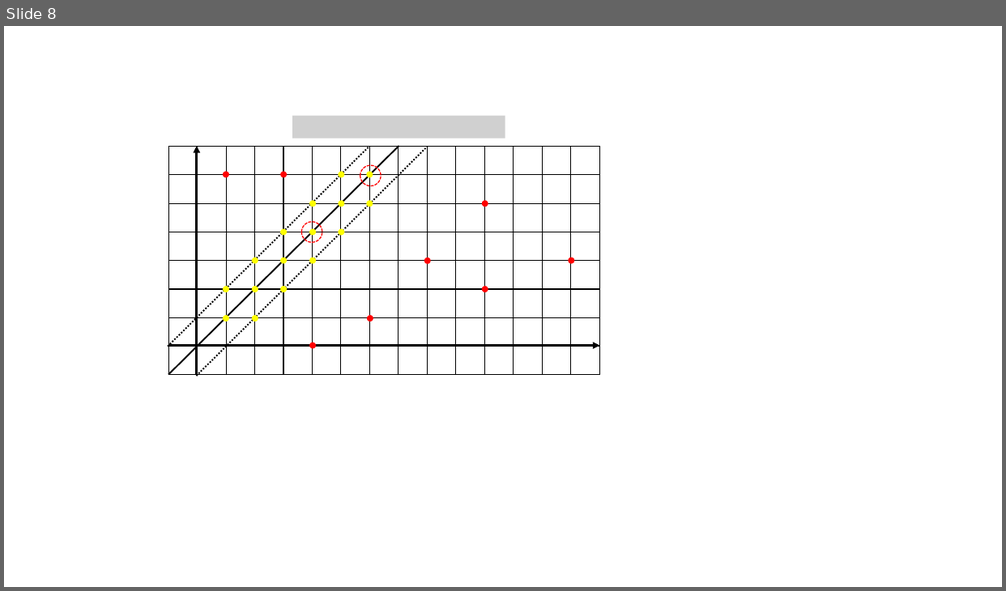
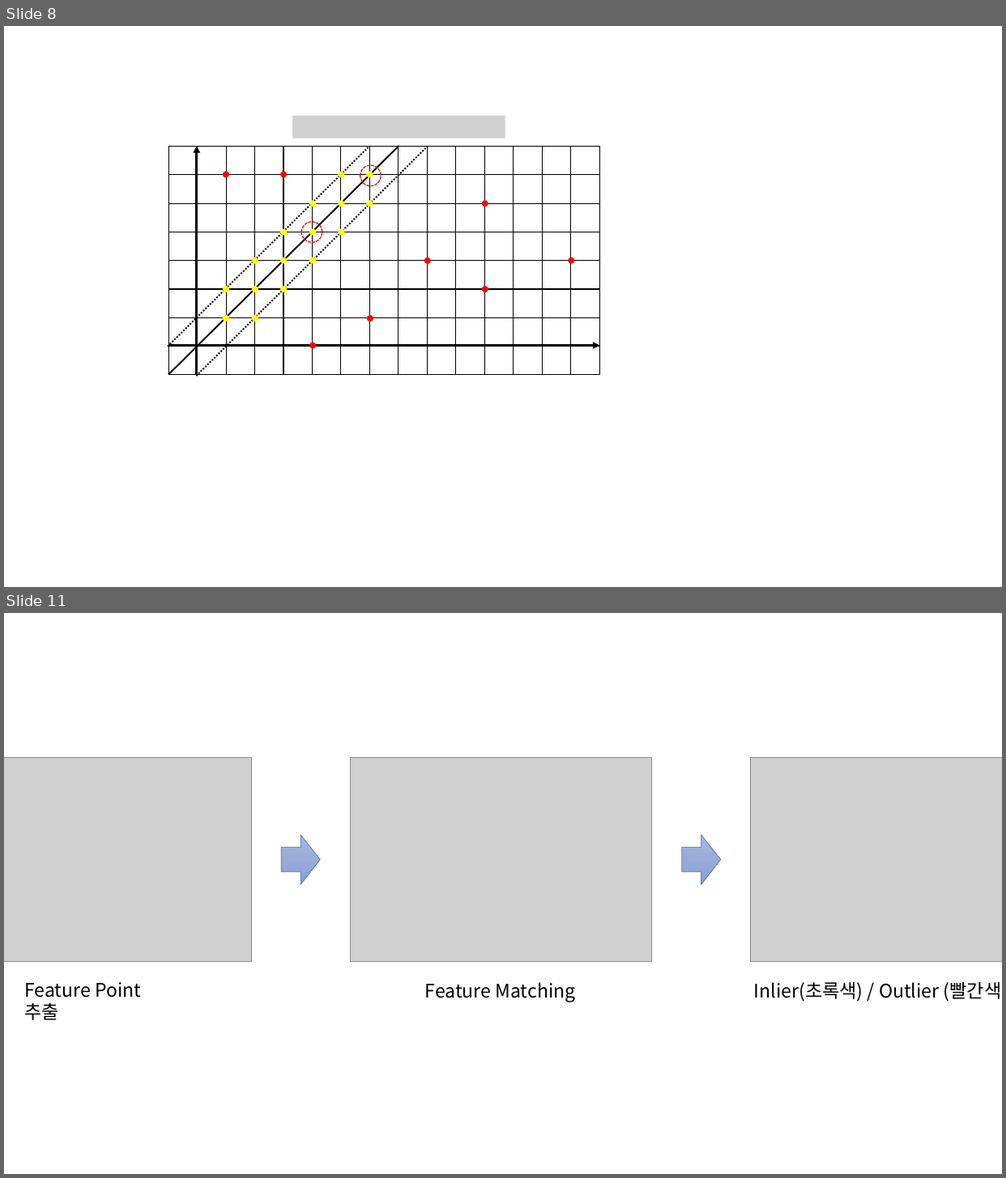
Before and after one commit to gaussian37/gaussian37.github.io, a slide deck: assets/img/vision/concept/ransac/ransac.pptx. Shown one above the other, each under a label of ours: slide 8 before the commit, slides 8 and 11 after it; the slides between them are not shown. The pictures are 1006x591 and 1006x1178 pixels, drawn with LibreOffice and Linux fonts; fonts in the diff are those of the drawing; grey boxes stand for pictures. Boxes give left, top, right and bottom in pixels: in the first picture for what was removed or moved away, otherwise in the second. Text is boxed around its words. In the diff, an @@ line names an element or a change of style, - is before the commit and + after.

```diff
--- a/assets/img/vision/concept/ransac/ransac.pptx
+++ b/assets/img/vision/concept/ransac/ransac.pptx
@@ slide 11 added at (x1=4, y1=613, x2=1002, y2=1174), background #FFFFFF @@
@@ group added at (x1=4, y1=758, x2=1002, y2=1020): 3 pictures, 3 texts, 2 right arrows @@
+Feature Point 추출
+Feature Matching
+Inlier(초록색) / Outlier (빨간색) 분리
```
Also in this commit, not shown: 2 other slides added, 5 other files.
